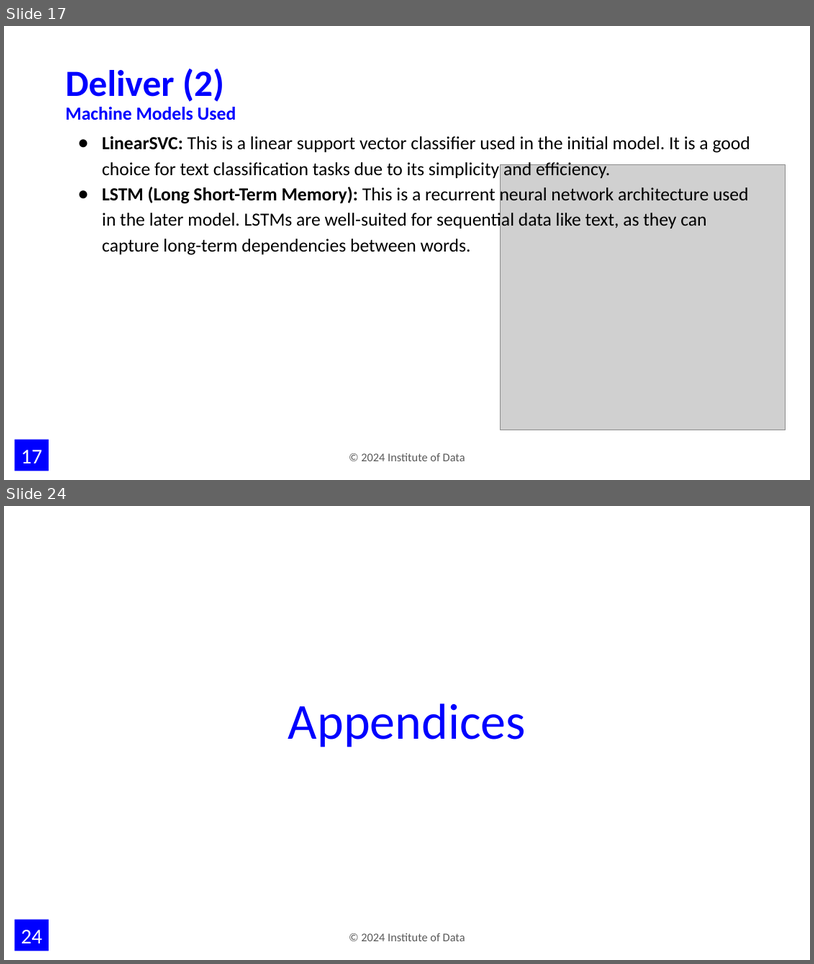
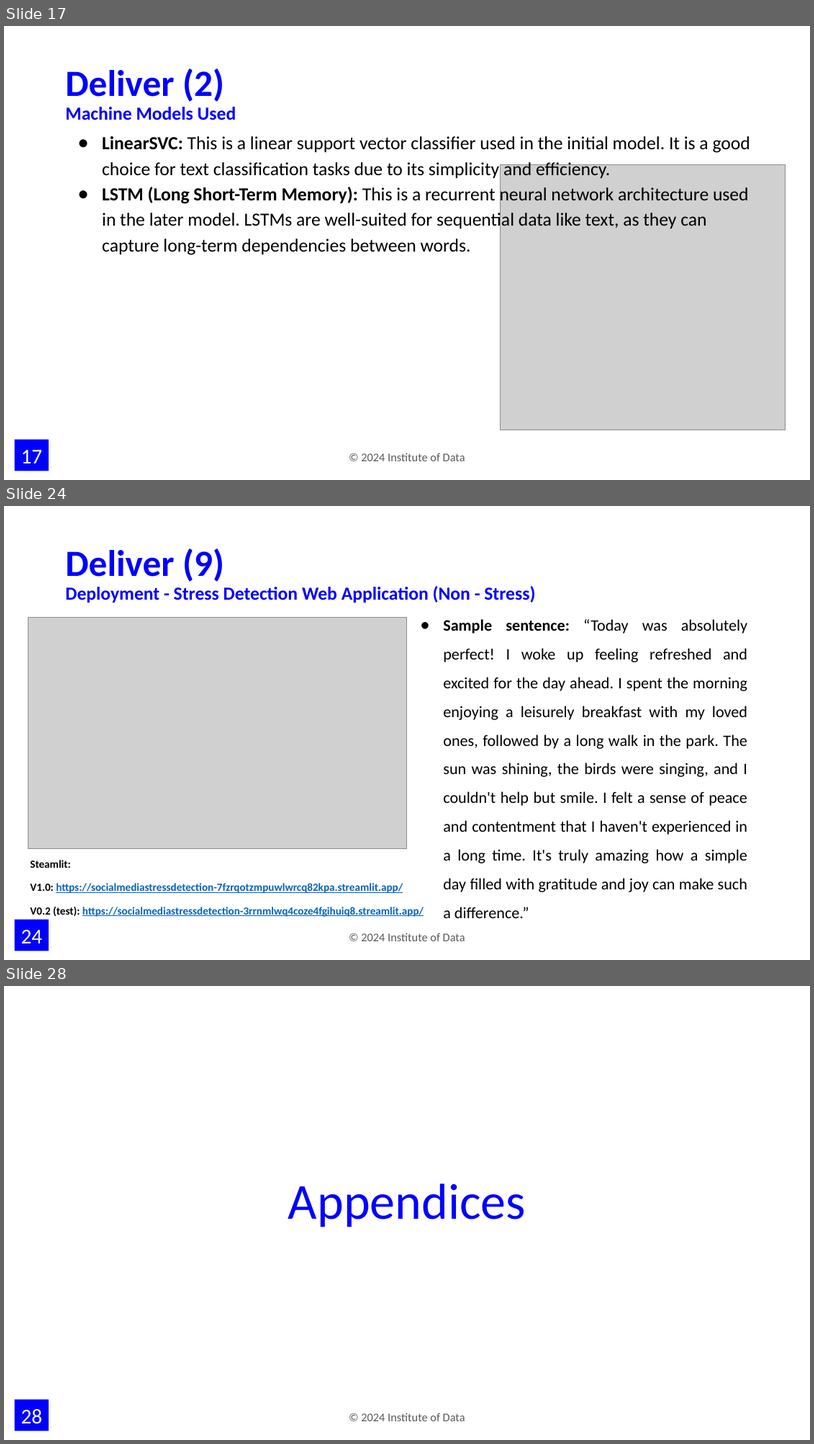
Before and after one commit to jimmychong1983/SocialMediaStressDetection, a slide deck: documentation/Harnessing NLP to Detect Stress in Social Media.pptx. Shown one above the other, each under a label of ours: slides 17 and 24 before the commit, slides 17, 24 and 28 after it; the slides between them are not shown. The pictures are 814x964 and 814x1444 pixels, drawn with LibreOffice and Linux fonts; fonts in the diff are those of the drawing; grey boxes stand for pictures; background and template pictures are left out. Boxes give left, top, right and bottom in pixels: in the first picture for what was removed or moved away, otherwise in the second. Text is boxed around its words. In the diff, an @@ line names an element or a change of style, - is before the commit and + after.

```diff
--- a/documentation/Harnessing NLP to Detect Stress in Social Media.pptx
+++ b/documentation/Harnessing NLP to Detect Stress in Social Media.pptx
@@ slide 24 added at <box>4,506,810,960</box>, background #FFFFFF; not listed: 2 template elements that a slide beside it also shows @@
@@ title added at <box>65,548,535,602</box>, 22 pt, text #0000FF, bold @@
+Deliver (9)
+Deployment - Stress Detection Web Application (Non - Stress)
@@ picture added at <box>28,618,407,849</box> @@
@@ text added at <box>443,619,748,892</box>, 19 pt, text #000000 @@
+● Sample sentence: “Today was absolutely perfect! I woke up feeling refreshed and excited for the day ahead. I spent the morning enjoying a leisurely breakfast with my loved ones, followed by a long walk in the park. The sun was shining, the birds were singing, and I couldn't help but smile. I felt a sense of peace and contentment that I haven't experienced in a long time. It's truly amazing how a simple day filled with gratitude and joy can make such a difference.”
@@ text added at <box>30,860,424,916</box>, 13 pt, text #0563C1, bold, underline @@
+Steamlit:
+V1.0: https://socialmediastressdetection-7fzrqotzmpuwlwrcq82kpa.streamlit.app/
+V0.2 (test): https://socialmediastressdetection-3rrnmlwq4coze4fgihuiq8.streamlit.app/
@@ what was slide 24 is now slide 28 @@
@@ page number at <box>21,1409,43,1424</box>: text changed @@
-24
+28
```
Also in this commit, not shown: 6 slides changed, 5 other slides added, 11 slides removed, 2 other files.
